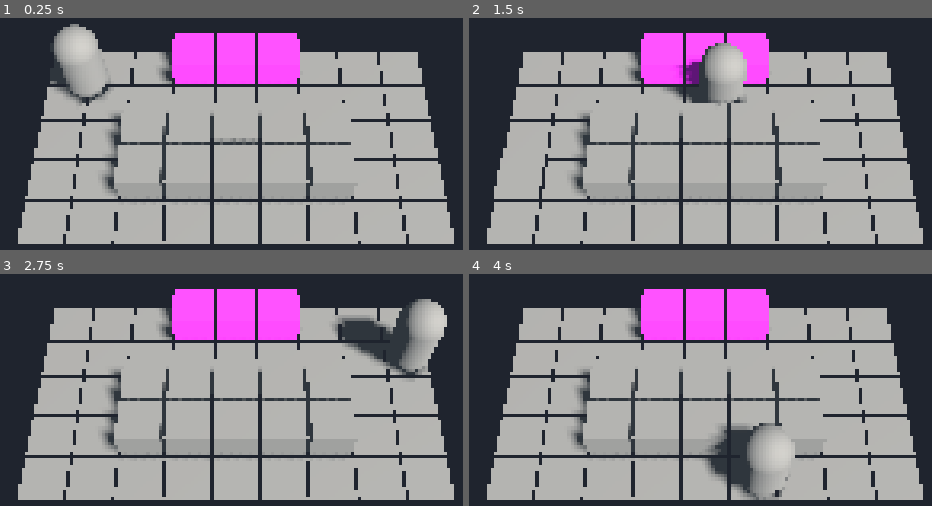
Above: before the commit, frames 1-4 (two rows, left to right).
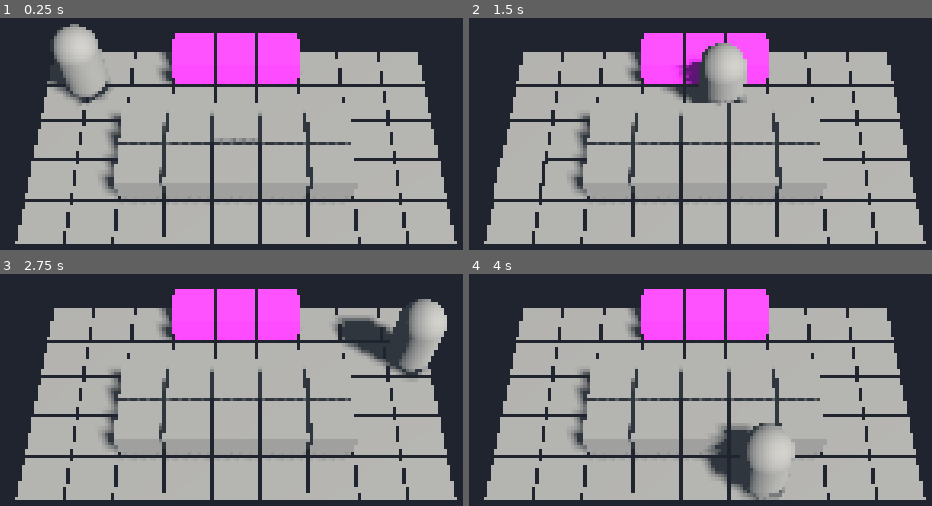
Above: after the commit, the same moments.

Repository: Onni345/Epoch
Game: Godot game, scene res://src/scenes/main.tscn
Same seed, same stepped clock (60 frames per second), same inputs: the game is played once before the commit and once after it.
Inputs (mouse positions are in pixels of both pictures, inside the frame that each line leads up to):
- Up to frame 1 (0.25 s): no input
- Up to frame 2 (1.5 s): tap Enter (ui_accept) at 0.5, 0.77 s; move the mouse to (881, 117) at 0.52 s; hold Right (ui_right) 0.53-1.28 s; click (881, 117) at 0.67 s; move the mouse to (543, 161) at 1.27 s; hold Down (ui_down) from 1.28 s (still down)
- Up to frame 3 (2.75 s): tap Enter (ui_accept) at 1.52 s; move the mouse to (314, 297) at 2.02 s; release Down (ui_down) at 2.03 s; hold Right (ui_right) from 2.03 s (still down)
- Up to frame 4 (4 s): tap Enter (ui_accept) at 2.75, 3.02, 3.77 s; move the mouse to (663, 485) at 2.77 s; release Right (ui_right) at 2.78 s; hold Up (ui_up) 2.78-3.53 s; click (663, 485) at 2.92 s; move the mouse to (outside the picture) at 3.52 s; hold Left (ui_left) from 3.53 s (still down)

The runs differ from the first frame. In frame 1, 0.8% of the frame differs, in the area x 3-99%, y 5-98%; in frame 2, 0.8%; in frame 3, 0.8%, in the area x 3-99%, y 18-98%; in frame 4, 0.8%.

Commit message:
RM viewport (for quadmesh method), add @tool to preview world in editor

Diff:
--- a/src/scenes/grid_manager.gd
+++ b/src/scenes/grid_manager.gd
@@ -1,3 +1,4 @@
+@tool
 extends Node3D
 
 signal grid_generation_completed
@@ -37,7 +38,11 @@
 	var world_z = coords.y * cell_size + (cell_size / 2.0)
 	return Vector3(world_x, 0.9, world_z)
 
-func initialize_and_generate_grid(map_data: Array[int]) -> void:
+func initialize_and_generate_grid(map_data: Array[int] = MAP_LEVEL_1) -> void:
+	for child in get_children():
+		child.queue_free()
+	tile_registry.clear()
+
 	var num_tiles = len(map_data)
 	for idx in num_tiles:
 		# row ("OUT") in worldspace
--- a/src/scenes/input_manager.gd
+++ b/src/scenes/input_manager.gd
@@ -1,3 +1,4 @@
+@tool
 extends Node3D
 
 # exist statically inside main.tscn
@@ -14,6 +15,9 @@
 	pass
 
 func _input(event):
+	if Engine.is_editor_hint():
+		return
+
 	if event is InputEventMouseButton:
 		if event.button_index == MOUSE_BUTTON_LEFT and event.pressed:
 			var requested_grid_coord = get_mouse_grid_position()
@@ -39,6 +43,9 @@
 					chef.move(world_waypoints)
 
 func _process(_delta: float) -> void:
+	if Engine.is_editor_hint():
+		return
+
 	var current_grid_coord = get_mouse_grid_position()
 	if (current_grid_coord != last_hovered_coord):
 		var old_tile: Node3D = grid_manager.get_tile_at(last_hovered_coord)
--- a/src/scenes/interactables/tile.gd
+++ b/src/scenes/interactables/tile.gd
@@ -1,3 +1,4 @@
+@tool
 extends Node3D
 class_name Tile
 
--- a/src/scenes/level_director.gd
+++ b/src/scenes/level_director.gd
@@ -1,3 +1,4 @@
+@tool
 extends Node3D
 class_name LevelDirector
 
@@ -17,8 +18,32 @@
 var chef_instance: Node3D = null
 
 func _ready() -> void:
+	if Engine.is_editor_hint():
+		setup_editor_preview()
+		return
+
 	if grid_manager.has_signal("grid_generation_completed"):
 		grid_manager.grid_generation_completed.connect(_on_grid_ready)
+
+func setup_editor_preview() -> void:
+	print("Running live layout preview generation inside the editor workspace")
+
+	# 1. Clean up old preview junk nodes left over from opening/closing scenes
+	for child in get_children():
+		if child.name.begins_with("Editor_"): child.queue_free()
+
+	# 2. Force your grid manager to build its tile layout right now
+	if grid_manager:
+		grid_manager.initialize_and_generate_grid() # Runs your modular map array block
+
+	# 3. Spawn a stationary placeholder mesh where the camera and lighting will be
+	setup_cinematic_environment()
+	setup_camera()
+
+	# Mark editor-only elements so we can clean them up or flag them easily
+	if camera: camera.name = "Editor_Preview_Camera"
+	if sun_light: sun_light.name = "Editor_Sun_Light"
+
 
 func _on_grid_ready() -> void:
 	setup_cinematic_environment()
@@ -85,5 +110,5 @@
 
 	camera.look_at(grid_center, Vector3.UP)
 
-	if input_manager != null:
+	if input_manager != null and "camera" in input_manager:
 		input_manager.camera = camera
--- a/src/scenes/main.tscn
+++ b/src/scenes/main.tscn
@@ -7,28 +7,14 @@
 
 [node name="Main" type="Node3D" unique_id=280920864]
 
-[node name="SubViewportContainer" type="SubViewportContainer" parent="." unique_id=1589200571]
-texture_filter = 1
-anchors_preset = 15
-anchor_right = 1.0
-anchor_bottom = 1.0
-grow_horizontal = 2
-grow_vertical = 2
-stretch = true
-
-[node name="SubViewport" type="SubViewport" parent="SubViewportContainer" unique_id=218425256]
-handle_input_locally = false
-size = Vector2i(2560, 1440)
-render_target_update_mode = 4
-
-[node name="LevelDirector" type="Node3D" parent="SubViewportContainer/SubViewport" unique_id=1775325125]
+[node name="LevelDirector" type="Node3D" parent="." unique_id=1775325125]
 script = ExtResource("1_director")
 
-[node name="GridManager" type="Node3D" parent="SubViewportContainer/SubViewport" unique_id=717908009]
+[node name="GridManager" type="Node3D" parent="." unique_id=717908009]
 script = ExtResource("2_grid")
 
-[node name="NavManager" type="Node3D" parent="SubViewportContainer/SubViewport" unique_id=1164748494]
+[node name="NavManager" type="Node3D" parent="." unique_id=1164748494]
 script = ExtResource("3_nav")
 
-[node name="InputManager" type="Node3D" parent="SubViewportContainer/SubViewport" unique_id=916092614]
+[node name="InputManager" type="Node3D" parent="." unique_id=916092614]
 script = ExtResource("4_input")
--- a/src/scenes/nav_manager.gd
+++ b/src/scenes/nav_manager.gd
@@ -1,9 +1,13 @@
+@tool
 extends Node3D
 
 @onready var astar_grid = AStarGrid2D.new()
 @onready var grid_manager = $"../GridManager"
 
 func _ready() -> void:
+	if Engine.is_editor_hint():
+		return # Do not build pathfinding maps inside the asset designer
+
 	var max_size = grid_manager.grid_size
 	astar_grid.region = Rect2i(0, 0, max_size.x, max_size.y)
 	astar_grid.cell_size = Vector2i(1, 1)
--- a/src/systems/ingredient_factory.gd
+++ /dev/null
@@ -1,14 +0,0 @@
-extends Node
-class_name IngredientFactory
-
-static func create_instance(data: IngredientData) -> Dictionary:
-	return {
-		"data": data,
-
-		"moisture": data.base_moisture,
-		"texture": data.base_texture,
-		"doneness": data.base_doneness,
-		"browned": data.base_browned,
-
-		"history": []
-	}
--- a/src/systems/transform_library.gd
+++ /dev/null
@@ -1,23 +0,0 @@
-extends Node
-class_name TransformLibrary
-
-# Called when the node enters the scene tree for the first time.
-func _ready() -> void:
-	pass # Replace with function body.
-
-
-# Called every frame. 'delta' is the elapsed time since the previous frame.
-func _process(delta: float) -> void:
-	pass
-
-static func boil(ingredient: Dictionary, duration: float):
-	ingredient.moisture += 0.2 * duration
-	ingredient.doneness += 0.15 * duration
-
-	ingredient.history.append("boiled")
-
-static func fry(ingredient: Dictionary, duration: float):
-	ingredient.browned += 0.3 * duration
-	ingredient.doneness += 0.2 * duration
-
-	ingredient.history.append("fried")
Not shown, removed: src/systems/ingredient_factory.gd.uid
Not shown, removed: src/systems/transform_library.gd.uid
